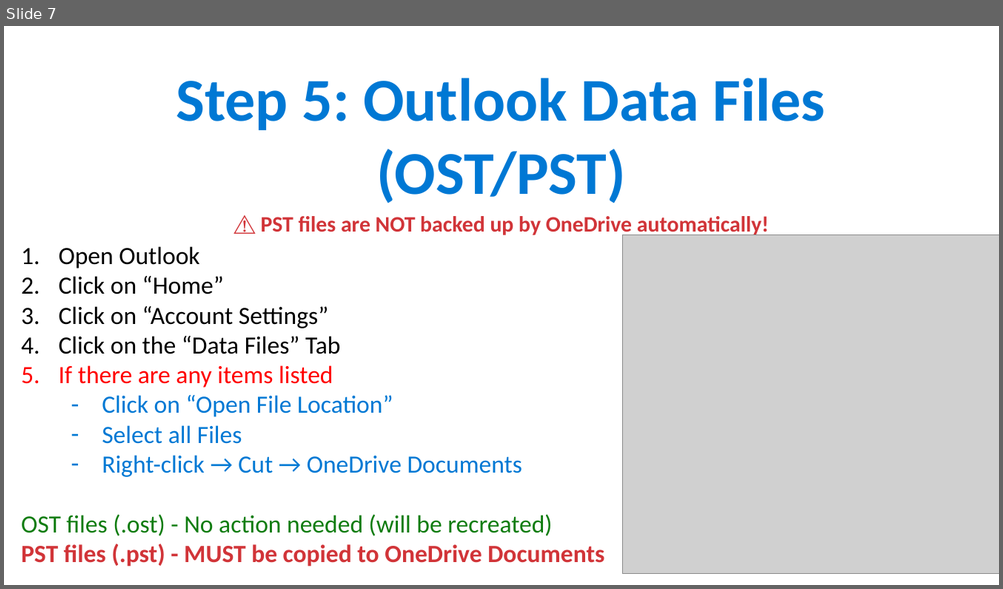
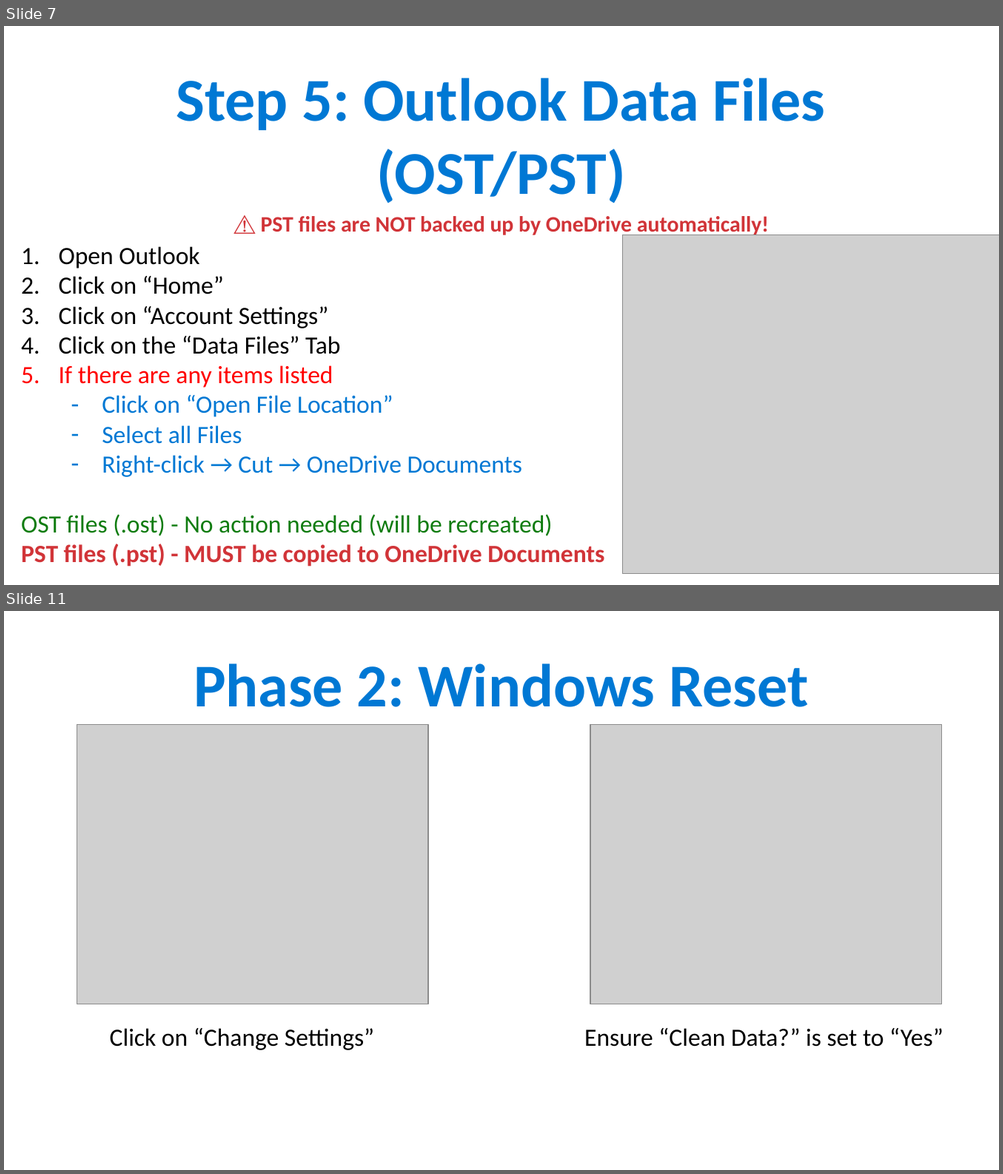
Before and after one commit to ipsghonline/tmp, a slide deck: presentation/Phase1-Backup-Guide.pptx. Shown one above the other, each under a label of ours: slide 7 before the commit, slides 7 and 11 after it; the slides between them are not shown. The pictures are 1003x589 and 1003x1174 pixels, drawn with LibreOffice and Linux fonts; fonts in the diff are those of the drawing; grey boxes stand for pictures. Boxes give left, top, right and bottom in pixels: in the first picture for what was removed or moved away, otherwise in the second. Text is boxed around its words. In the diff, an @@ line names an element or a change of style, - is before the commit and + after.

```diff
--- a/presentation/Phase1-Backup-Guide.pptx
+++ b/presentation/Phase1-Backup-Guide.pptx
@@ slide 11 added at [4,611,999,1170], background #FFFFFF @@
@@ text added at [193,664,808,707], 44 pt, text #0078D4, bold @@
+Phase 2: Windows Reset
@@ picture added at [77,724,428,1004] @@
@@ picture added at [590,724,941,1004] @@
@@ text added at [110,1028,374,1051], 18 pt, text #000000 @@
+Click on “Change Settings”
@@ text added at [584,1028,943,1047], 18 pt, text #000000 @@
+Ensure “Clean Data?” is set to “Yes”
```
Also in this commit, not shown: 1 slide changed, 20 other slides added, 1 slide removed.
